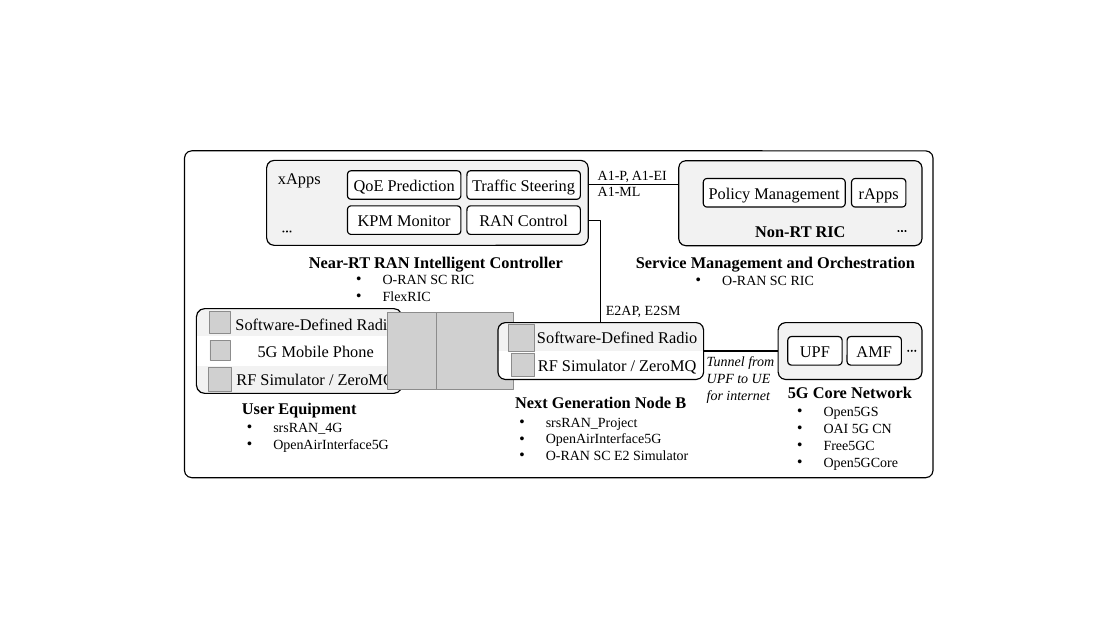
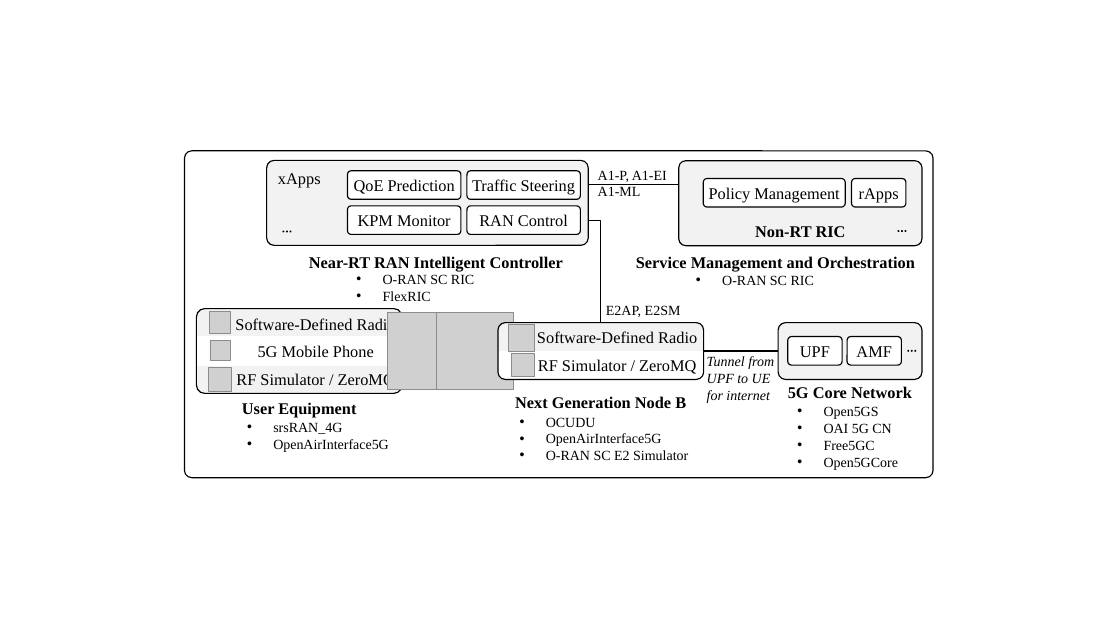
Before and after one commit to usnistgov/O-RAN-Testbed-Automation, a slide deck: slide 1 of RAN_Intelligent_Controllers/research/Diagrams.pptx. Drawn at 1120x630 pixels with LibreOffice and Linux fonts; fonts in the diff are those of the drawing; grey boxes stand for pictures. Boxes give left, top, right and bottom in pixels: in the first picture for what was removed or moved away, otherwise in the second. Text is boxed around its words. In the diff, an @@ line names an element or a change of style, - is before the commit and + after.

```diff
--- a/RAN_Intelligent_Controllers/research/Diagrams.pptx
+++ b/RAN_Intelligent_Controllers/research/Diagrams.pptx
@@ text at box(546, 417, 596, 427): text changed @@
-• srsRAN_Project
+• OCUDU
```
Also in this commit, not shown: 3 other slides changed, 3 slides removed, 4 other files.
